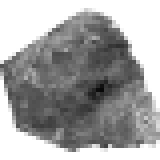
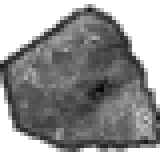
Before/after of a 160 x 160 layered artwork. What changed in the layer stack:
added layer "outline" above "Pasted Layer" over left=0, top=4, right=160, bottom=152
